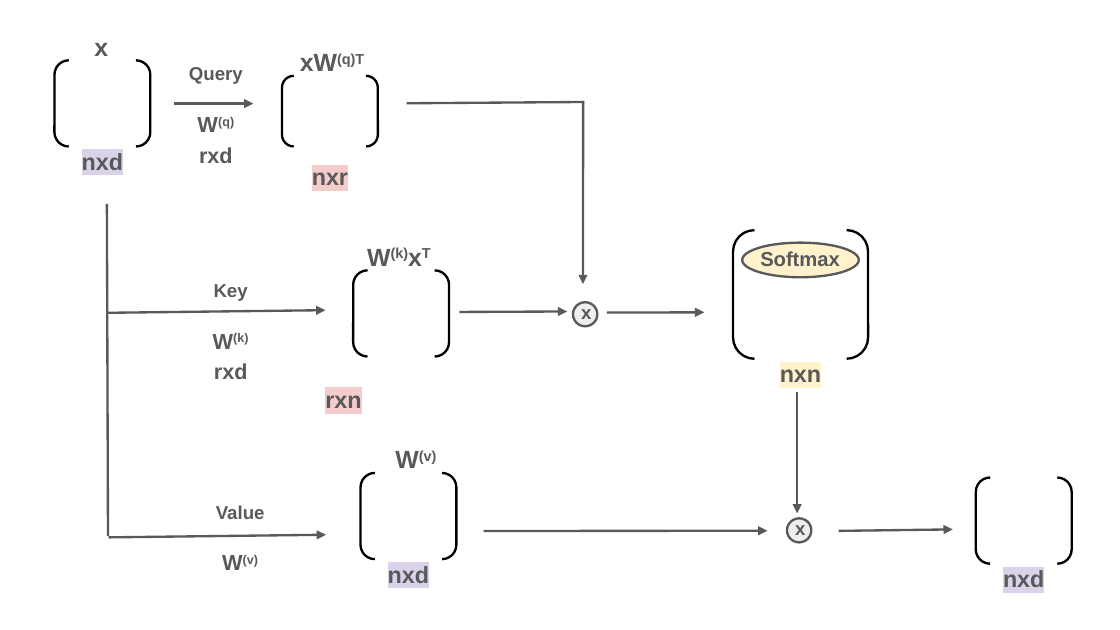
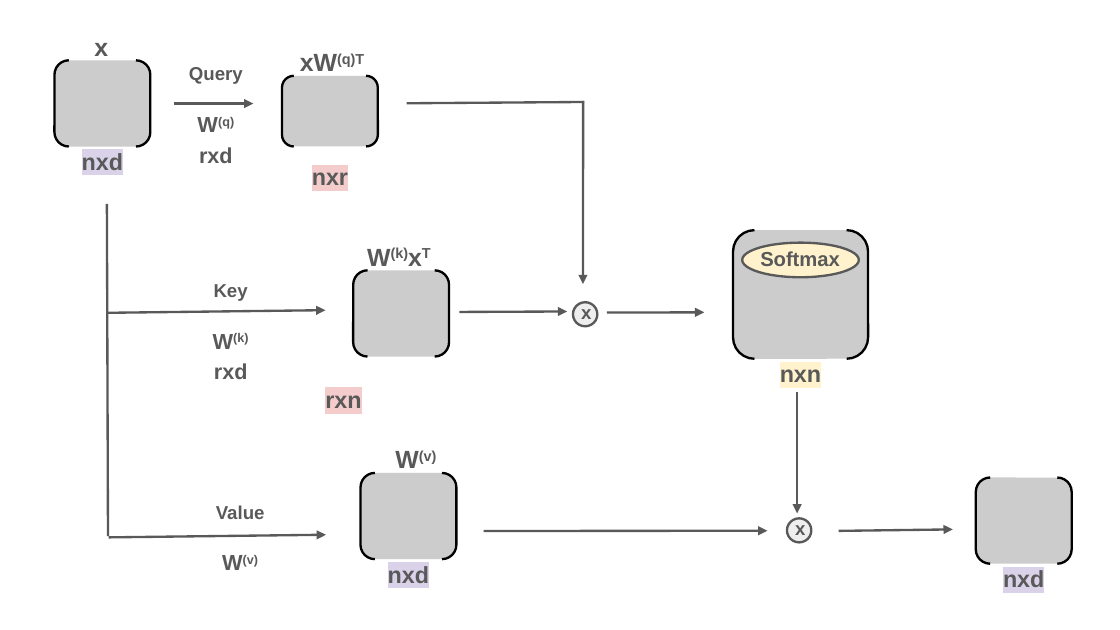
Before and after one commit to rtealwitter/deeplearning2025, a slide deck: slide 5 of notes/images.pptx. Drawn at 1120x630 pixels with LibreOffice and Linux fonts; fonts in the diff are those of the drawing. Boxes give left, top, right and bottom in pixels: in the first picture for what was removed or moved away, otherwise in the second. Text is boxed around its words. In the diff, an @@ line names an element or a change of style, - is before the commit and + after.

```diff
--- a/notes/images.pptx
+++ b/notes/images.pptx
@@ fill #FFFFFF to #CCCCCC in 6 elements at [55,60,151,147], [282,76,379,147], [353,270,449,356], [361,473,457,559], [976,477,1072,563], [732,231,868,360] @@
```
Also in this commit, not shown: 2 other slides changed, 2 slides added, 13 other files.
